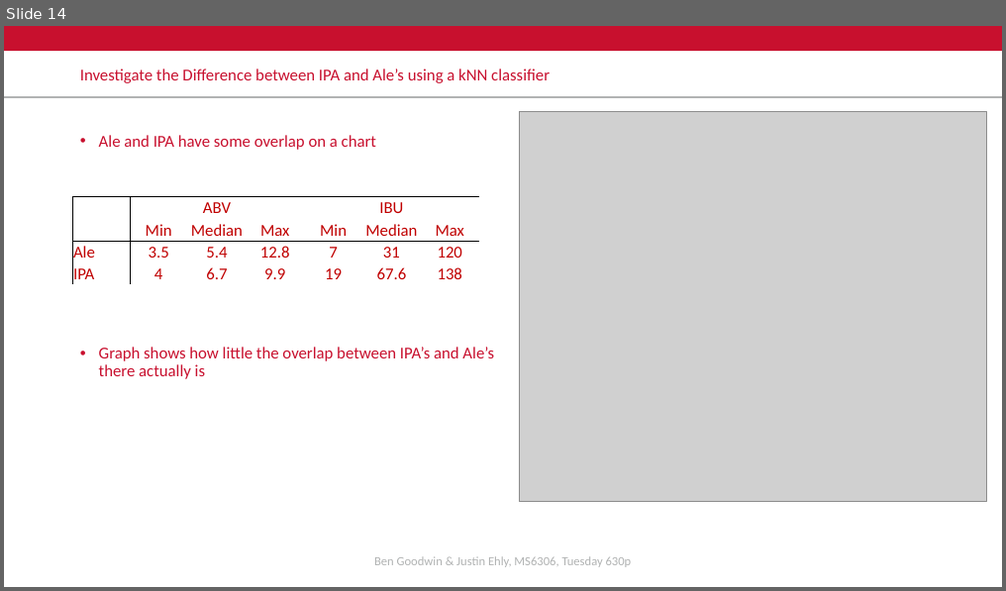
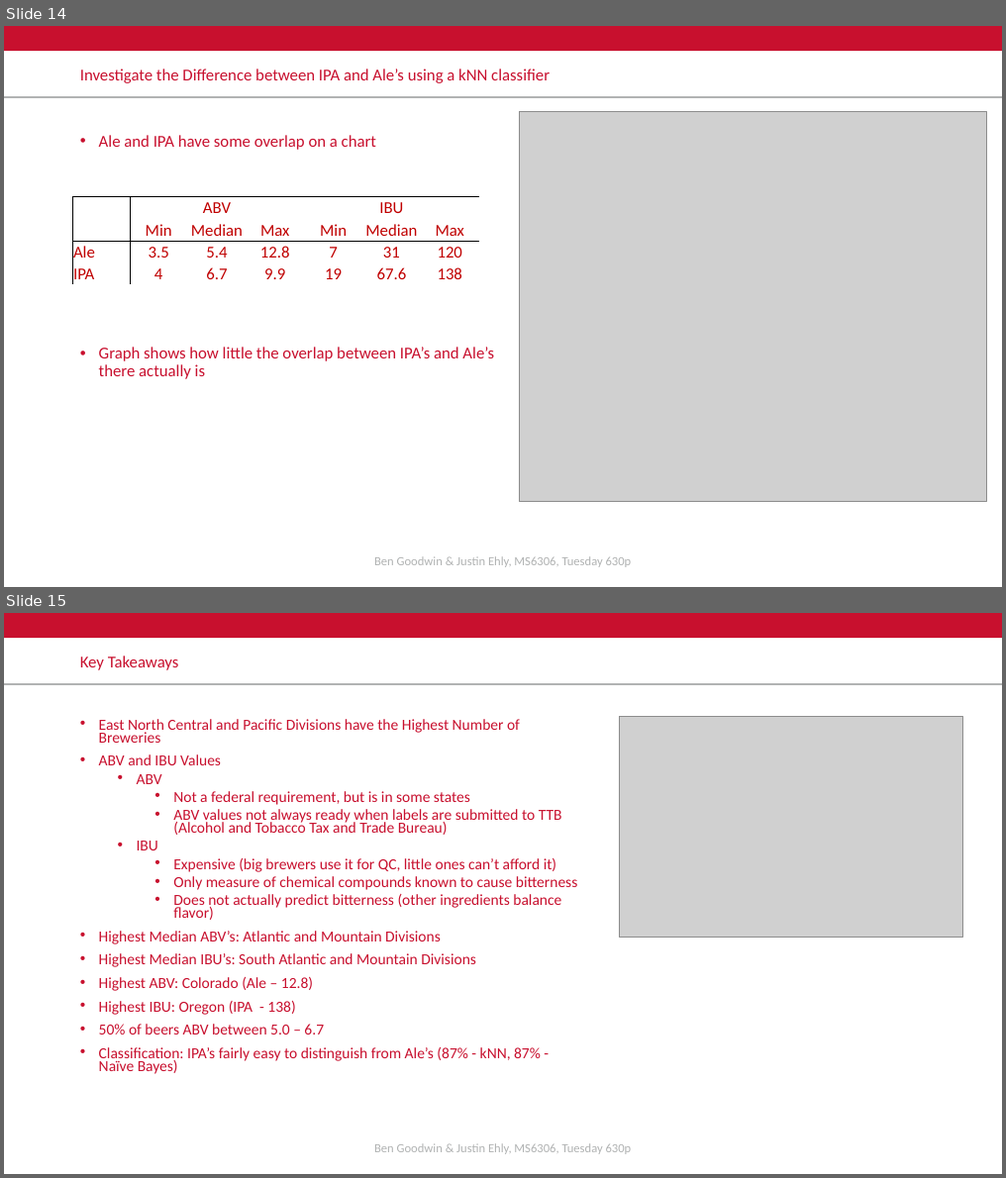
Before and after one commit to bgoodwinSMU/MSDS6306, a slide deck: CaseStudy1/project_files/Budweiser Case Study_final v1.pptx. Shown one above the other, each under a label of ours: slide 14 before the commit, slides 14 and 15 after it. The pictures are 1006x591 and 1006x1178 pixels, drawn with LibreOffice and Linux fonts; fonts in the diff are those of the drawing; grey boxes stand for pictures; background and template pictures are left out. Boxes give left, top, right and bottom in pixels: in the first picture for what was removed or moved away, otherwise in the second. Text is boxed around its words. In the diff, an @@ line names an element or a change of style, - is before the commit and + after.

Commit message:
Updates
Updated Regional Map Titles to include the name of the divisition
Added Takeaway slide to end of PPTX
Started sandbox at the end of the Rmd file to work on Q9 (special findings using the takeaway information) (time allowing)

```diff
--- a/CaseStudy1/project_files/Budweiser Case Study_final v1.pptx
+++ b/CaseStudy1/project_files/Budweiser Case Study_final v1.pptx
@@ slide 15 added at box(4, 613, 1002, 1174), background #FFFFFF; not listed: 2 template elements that a slide beside it also shows @@
@@ title added at box(80, 656, 179, 670), 16 pt, text #C8102E @@
+Key Takeaways
@@ text added at box(99, 719, 577, 1074), 14.8 pt, text #C8102E @@
+• East North Central and Pacific Divisions have the Highest Number of Breweries
+• ABV and IBU Values
+  • ABV
+    • Not a federal requirement, but is in some states
+    • ABV values not always ready when labels are submitted to TTB (Alcohol and Tobacco Tax and Trade Bureau)
+  • IBU
+    • Expensive (big brewers use it for QC, little ones can’t afford it)
+    • Only measure of chemical compounds known to cause bitterness
+    • Does not actually predict bitterness (other ingredients balance flavor)
+• Highest Median ABV’s: Atlantic and Mountain Divisions
+• Highest Median IBU’s: South Atlantic and Mountain Divisions
+• Highest ABV: Colorado (Ale – 12.8)
+• Highest IBU: Oregon (IPA - 138)
+• 50% of beers ABV between 5.0 – 6.7
+• Classification: IPA’s fairly easy to distinguish from Ale’s (87% - kNN, 87% - Naïve Bayes)
@@ picture added at box(620, 716, 963, 937) @@
@@ text added at box(374, 1144, 632, 1155), 12 pt, text #B1B3B3 @@
+Ben Goodwin & Justin Ehly, MS6306, Tuesday 630p
```
Also in this commit, not shown: 2 other files.
